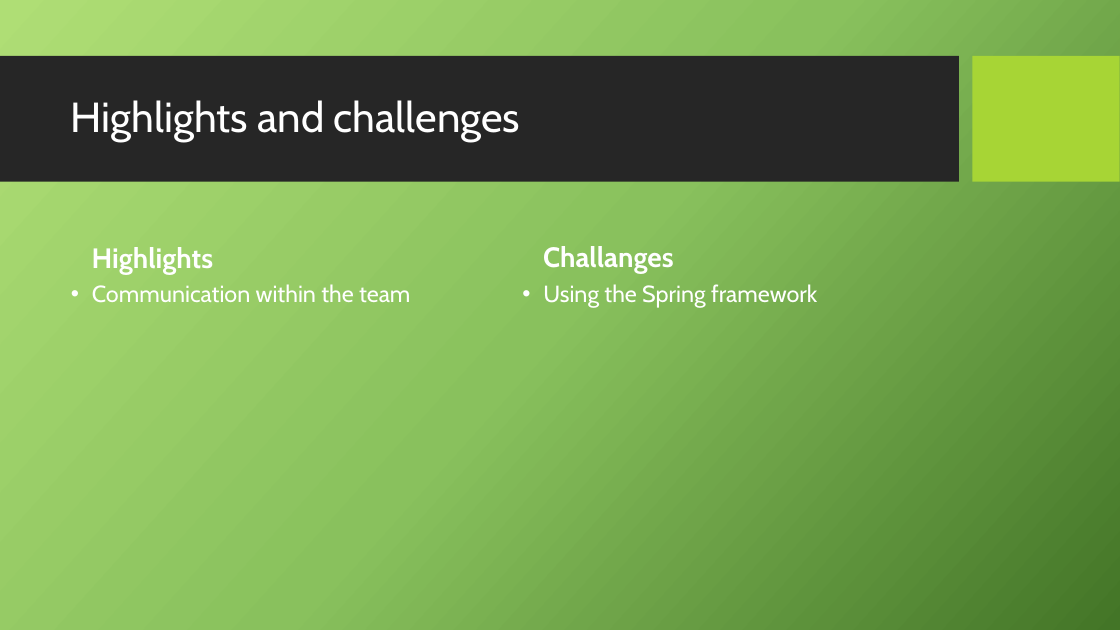
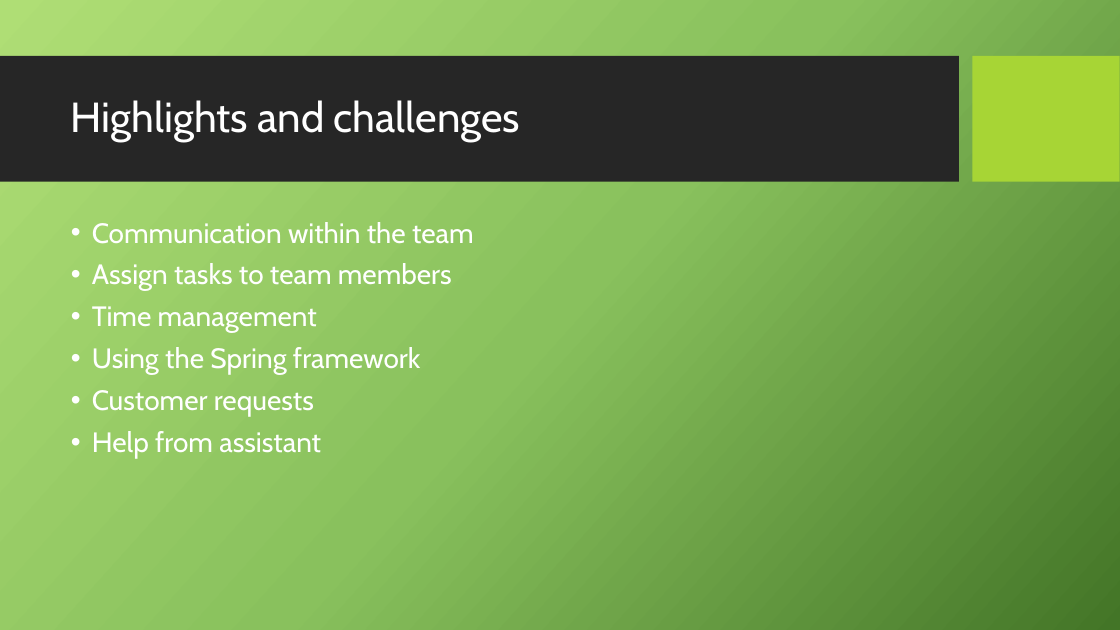
Before and after one commit to scg-unibe-ch/ese2017-team2, a slide deck: slide 7 of Presentation/Presentation.pptx. Drawn at 1120x630 pixels with LibreOffice and Linux fonts; fonts in the diff are those of the drawing; background and template pictures are left out. Boxes give left, top, right and bottom in pixels: in the first picture for what was removed or moved away, otherwise in the second. Text is boxed around its words. In the diff, an @@ line names an element or a change of style, - is before the commit and + after.

```diff
--- a/Presentation/Presentation.pptx
+++ b/Presentation/Presentation.pptx
@@ text "Communication within the team": place and size @@
-text "Communication within the team" at (92,284,410,303)
+text "Communication within the team" at (92,222,474,459)
@@ text at (92,222,474,244): size 20 to 24 pt in "Communication within the team" @@
@@ text at (92,263,452,459): paragraphs added @@
+• Assign tasks to team members
+• Time management
+• Using the Spring framework
+• Customer requests
+• Help from assistant
@@ text removed at (92,247,214,274) @@
-Highlights
@@ text removed at (543,246,674,274) @@
-Challanges
@@ text removed at (543,284,817,308) @@
-• Using the Spring framework
```
Also in this commit, not shown: 4 other slides changed, 1 slide added, 1 slide removed.
